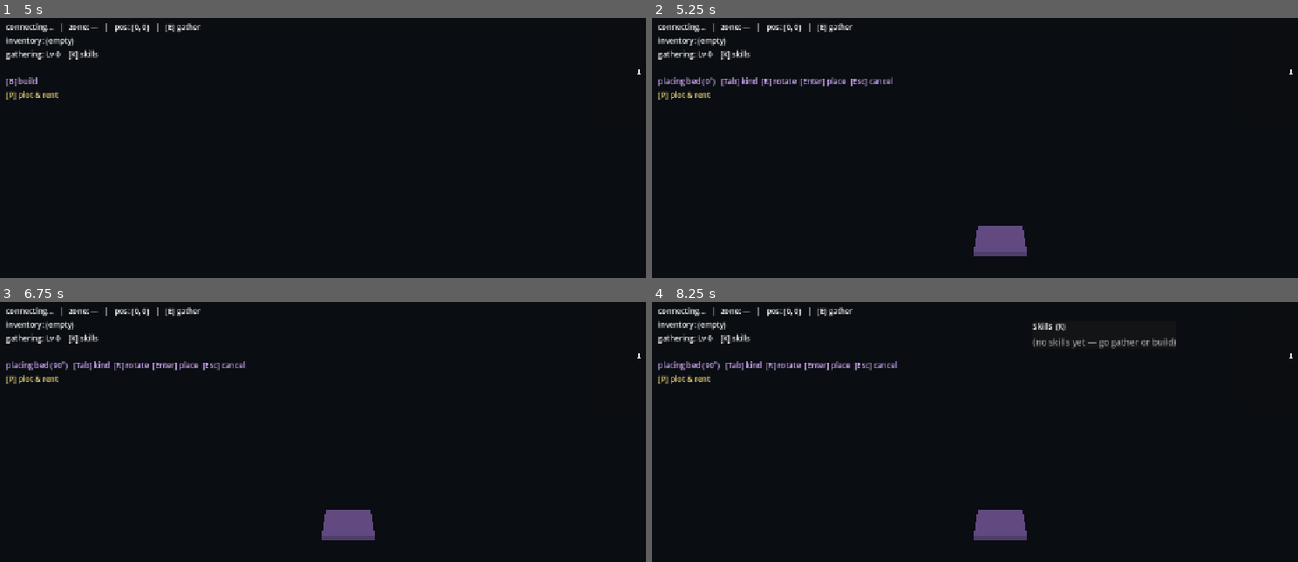
Above: before the commit, frames 1-4 (two rows, left to right).
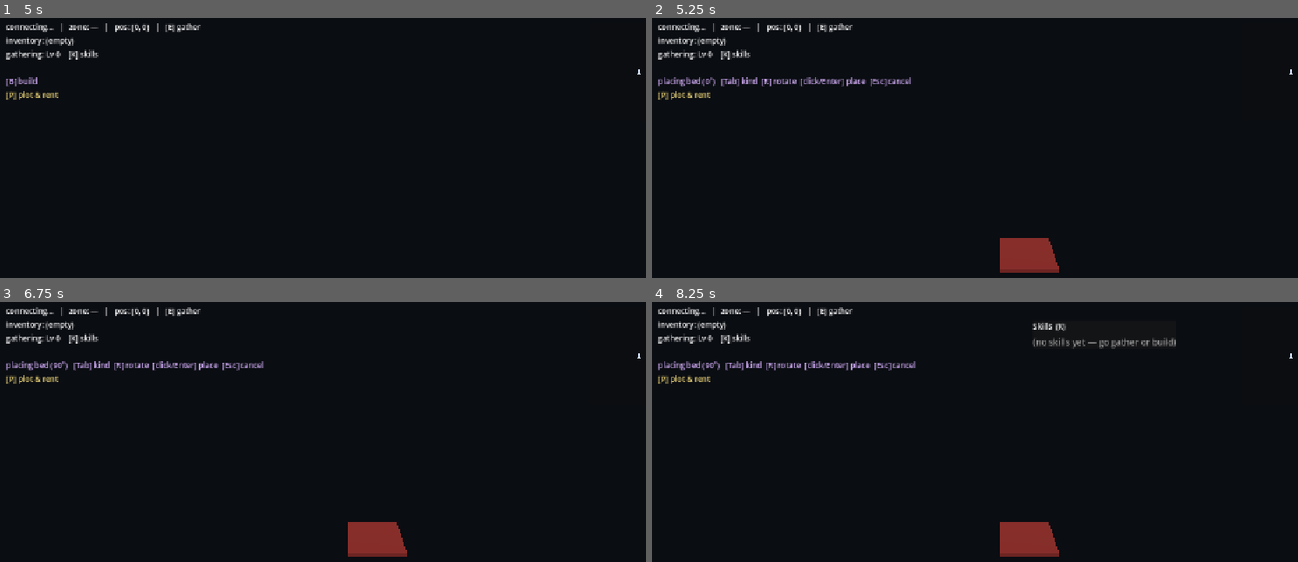
Above: after the commit, the same moments.

Repository: motagota/JESMMO
Game: Godot game, scene res://Main.tscn
Same seed, same stepped clock (60 frames per second), same inputs: the game is played once before the commit and once after it.
Inputs (mouse positions are in pixels of both pictures, inside the frame that each line leads up to):
- Up to frame 1 (5 s): tap Enter at 0.5, 2, 3.5 s; move the mouse to (503, 189) at 0.52 s; hold D 0.53-1.25 s; hold Enter 0.53-1.25 s; click (503, 189) at 0.67 s; tap Space at 0.77, 1.25, 2.75, 3.77, 4.25 s; tap E at 0.8, 2.3, 3.8 s; drag from (206, 228) to (outside the picture) at 1.27 s; move the mouse to (419, 124) at 2.02 s; hold D 2.03-2.75 s; hold Enter 2.03-2.75 s; click (419, 124) at 2.17 s; drag from (outside the picture) to (135, 150) at 2.77 s; move the mouse to (555, 267) at 3.52 s; hold A 3.53-4.25 s; hold P 3.53-4.25 s; click (555, 267) at 3.67 s; drag from (135, 150) to (245, 111) at 4.27 s
- Up to frame 2 (5.25 s): move the mouse to (1033, 210) at 5.02 s; hold S from 5.03 s (still down); hold B from 5.03 s (still down); click (1033, 210) at 5.17 s
- Up to frame 3 (6.75 s): tap E at 5.3 s; release S at 5.75 s; release B at 5.75 s; drag from (245, 395) to (206, 512) at 5.77 s; move the mouse to (503, 473) at 6.52 s; hold W from 6.53 s (still down); hold R from 6.53 s (still down); click (503, 473) at 6.67 s
- Up to frame 4 (8.25 s): tap Space at 6.77 s; tap E at 6.8 s; release W at 7.25 s; release R at 7.25 s; drag from (858, 512) to (outside the picture) at 7.27 s; move the mouse to (1071, 408) at 8.02 s; hold S from 8.03 s (still down); hold E from 8.03 s (still down); tap K at 8.1 s; click (1071, 408) at 8.17 s

Frame 1 is identical in both runs. In frame 2, 2.0% of the frame differs, in the area x 23-64%, y 22-98%; in frame 3, 2.0%; in frame 4, 2.0%.

Commit message:
Client: mouse-driven build-place ghost with red/green validity preview (#37)
The placement ghost previously followed the player's own position with a
fixed per-kind pastel color and no validity feedback. Reworked it to follow
the mouse instead: raycasts from the camera onto the ground plane, snaps to
the existing placement grid, and colors green/red based on whether the
server would actually accept it there — mirroring apply_build_place's own
bounds-and-overlap check (fits within your own plot, doesn't overlap an
already-placed structure) so the preview needs no round-trip. Confirming
(click or Enter) while red is a silent no-op, matching the rest of the
protocol's invalid-action convention; confirming while green places it.

Along the way, fixed a latent ghost/placement offset: the mesh rendered
centred on the snapped position, but the server always treated that position
as the footprint's top-left corner — now consistently corner-based throughout
(the ghost's visual offset by half the footprint to compensate), which also
made the validity math straightforward to get right.

Added EntityManager.overlaps_home_structure (mirrors the server's per-kind
footprint overlap check against already-placed structures) and a public
LocalPlayer.camera() getter so BuildPlace can raycast from it. Two new
smoke tests (matching the existing tests/smoke*.gd pattern) exercise the
raycast math against a real Camera3D and the validity/overlap rectangle math
against known in/out-of-bounds and overlapping cases.

Co-Authored-By: Claude Sonnet 5 <noreply@anthropic.com>

Diff:
--- a/client_godot/Main.gd
+++ b/client_godot/Main.gd
@@ -27,6 +27,7 @@
 
 var _my_id := ""
 var _plot_id := ""
+var _plot_bounds: Dictionary = {}
 var _current_district := ""
 var _seeded_position := false
 ## skill_id -> level, mirrored to the build board so it can grey gated orders.
@@ -105,9 +106,13 @@
     var near_craft := _entities.nearest_crafting(_player.world_pos(), Protocol.STORAGE_RANGE) != ""
     _craft.show_panel(near_craft)
 
-    # Keep the placement ghost following the player, and offer "sleep / set
+    # Feed the placement ghost the camera (to raycast the mouse onto the
+    # ground), the player's own plot bounds, and the live entity roster (both
+    # needed for its red/green validity preview), and offer "sleep / set
     # respawn" while standing near a bed (#12).
-    _build_place.player_pos = _player.world_pos()
+    _build_place.camera = _player.camera()
+    _build_place.plot_bounds = _plot_bounds
+    _build_place.entities = _entities
     var near_bed := _entities.nearest_bed(_player.world_pos(), Protocol.STORAGE_RANGE)
     var sleep := Input.is_physical_key_pressed(KEY_F)
     if sleep and not _sleep_down and near_bed != "":
@@ -245,6 +250,7 @@
 ## the very first grant — flash the onboarding banner (#11).
 func _on_plot_assigned(plot_id: String, district: String, bounds: Dictionary, _tier: int, just_claimed: bool) -> void:
     _plot_id = plot_id
+    _plot_bounds = bounds
     _world.show_home_plot(bounds)
     var cx := float(bounds.get("x", 0)) + float(bounds.get("w", 0)) * 0.5
     var cy := float(bounds.get("y", 0)) + float(bounds.get("h", 0)) * 0.5
--- a/client_godot/player/LocalPlayer.gd
+++ b/client_godot/player/LocalPlayer.gd
@@ -196,5 +196,8 @@
 func world_pos() -> Vector2:
 	return _pos
 
+func camera() -> Camera3D:
+	return _camera
+
 func facing() -> Vector2:
 	return _facing
--- /dev/null
+++ b/client_godot/tests/smoke_buildplace.gd
@@ -0,0 +1,64 @@
+## Headless smoke test: instantiate BuildPlace + EntityManager in a real scene
+## tree and drive the validity check directly (the part most likely to hide a
+## rectangle-math bug), matching the server's own bounds/overlap semantics in
+## `apply_build_place` (top-left-corner rects).
+## Run: Godot --headless --path client_godot -s res://tests/smoke_buildplace.gd
+extends SceneTree
+
+func _initialize() -> void:
+	var bp = load("res://ui/BuildPlace.gd").new()
+	var em = load("res://world/EntityManager.gd").new()
+	var cam := Camera3D.new()
+	bp.ready.connect(_drive.bind(bp, em, cam))
+	root.add_child(em)
+	root.add_child(cam)
+	root.add_child(bp)
+
+func _drive(bp, em, cam: Camera3D) -> void:
+	# Straight-down raycast: camera high above a known world point, looking
+	# along -Y, screen point at the viewport centre (the ray through the
+	# camera's own forward direction) -- the ground hit should land back at
+	# that same point (Y=0, matching Protocol.w2v's ground height). Passed
+	# explicitly rather than via Input.warp_mouse, which doesn't reliably
+	# take effect synchronously in headless mode.
+	var world_pt := Vector2(5040.0, 140.0)
+	var scene_pt := Protocol.w2v(world_pt.x, world_pt.y, 0.0)
+	cam.position = Vector3(scene_pt.x, 50.0, scene_pt.z)
+	cam.rotation_degrees = Vector3(-90, 0, 0)
+	cam.current = true
+	var vp_center := root.get_visible_rect().size * 0.5
+	bp.camera = cam
+	var hit: Vector2 = bp._raycast_ground(vp_center)
+	assert(hit.distance_to(world_pt) < 1.0, "straight-down raycast should hit back at %s, got %s" % [world_pt, hit])
+
+	bp.entities = em
+	bp.plot_bounds = {"x": 5000.0, "y": 100.0, "w": 80.0, "h": 80.0}
+
+	# A bed (20x20) fits comfortably inside the plot with no neighbours.
+	assert(bp._is_valid_placement(Vector2(5010, 110), Vector2(20, 20)), \
+		"a footprint fully inside an empty plot should be valid")
+
+	# Escaping the plot on every edge should be invalid.
+	assert(not bp._is_valid_placement(Vector2(4990, 110), Vector2(20, 20)), "off the left edge")
+	assert(not bp._is_valid_placement(Vector2(5010, 90), Vector2(20, 20)), "off the top edge")
+	assert(not bp._is_valid_placement(Vector2(5065, 110), Vector2(20, 20)), "off the right edge (5065+20=5085 > 5080)")
+	assert(not bp._is_valid_placement(Vector2(5010, 165), Vector2(20, 20)), "off the bottom edge (165+20=185 > 180)")
+
+	# No plot known yet (e.g. before plot.assigned arrives) -> always invalid.
+	bp.plot_bounds = {}
+	assert(not bp._is_valid_placement(Vector2(5010, 110), Vector2(20, 20)), "no known plot -> invalid")
+	bp.plot_bounds = {"x": 5000.0, "y": 100.0, "w": 80.0, "h": 80.0}
+
+	# Seed an existing structure (a storage chest at 5030,110, 16x16) and
+	# confirm overlap is caught, while a non-overlapping spot in the same
+	# plot still reads as valid.
+	em.upsert("s1", "zone_a", {"x": 5030, "y": 110, "type": "storage"})
+	assert(em.overlaps_home_structure(Vector2(5025, 105), Vector2(20, 20)), \
+		"a footprint overlapping the existing chest should be flagged")
+	assert(not em.overlaps_home_structure(Vector2(5005, 105), Vector2(15, 15)), \
+		"a footprint clear of the existing chest should not be flagged")
+	assert(not bp._is_valid_placement(Vector2(5030, 110), Vector2(20, 20)), \
+		"in-bounds but overlapping the chest should be invalid via the full check")
+
+	print("SMOKE_OK build-place validity check matches expected rectangle math")
+	quit(0)
--- a/client_godot/ui/BuildPlace.gd
+++ b/client_godot/ui/BuildPlace.gd
@@ -1,8 +1,12 @@
 ## Build/place mode for home structures (#12): press B to toggle, Tab to cycle
-## the structure kind, R to rotate 90°, Enter to confirm, Esc to cancel. The
-## ghost previews at the player's current position, snapped to a grid — no
-## aiming/raycasting, matching the issue's "keep it forgiving" guidance. Bounds/
-## overlap/ownership are validated server-side; this is just the UX.
+## the structure kind, R to rotate 90°, click (or Enter) to confirm, Esc to
+## cancel. The ghost follows the mouse (raycast onto the ground plane) rather
+## than the player, snapped to a grid, and previews validity live: green where
+## the placement would be accepted, red where it wouldn't (off your plot, or
+## overlapping something already there) — mirrors the server's own bounds/
+## overlap check in `apply_build_place` so the preview needs no round-trip.
+## Confirming while red is a silent no-op, matching the rest of the protocol's
+## invalid-action convention.
 class_name BuildPlace
 extends Node3D
 
@@ -11,49 +15,49 @@
 signal mode_changed(active: bool, kind: String, rot: int)
 
 const _KINDS := ["bed", "storage", "crafting"]
-const _COLORS := {
-	"bed": Color(0.7, 0.5, 0.9, 0.5),
-	"storage": Color(0.9, 0.75, 0.3, 0.5),
-	"crafting": Color(0.9, 0.55, 0.25, 0.5),
-}
+const _COLOR_VALID := Color(0.30, 0.90, 0.35, 0.55)
+const _COLOR_INVALID := Color(0.90, 0.25, 0.20, 0.55)
 
 var active := false
-## The player's current world position, kept in sync by `Main` every frame.
-var player_pos := Vector2(3200, 3200)
+## Fed every frame by `Main`: the camera to raycast from, the player's own
+## plot bounds (`{x,y,w,h}`, empty if not yet known), and the live entity
+## roster (to check overlap against already-placed structures).
+var camera: Camera3D
+var plot_bounds: Dictionary = {}
+var entities: EntityManager
 
 var _kind_index := 0
 var _rot := 0
 var _ghost: MeshInstance3D
+var _ghost_mat: StandardMaterial3D
+## The ghost's current placement position (world units, top-left corner of
+## the footprint — matching the server's placement semantics) and whether
+## it's currently valid there.
+var _ghost_pos := Vector2(3200, 3200)
+var _valid := false
+## Last successful ground-raycast hit, kept as a fallback for the rare frame
+## where the camera looks dead level or past the horizon (no sane ground hit).
+var _last_ground := Vector2(3200, 3200)
 
 var _b_down := false
 var _tab_down := false
 var _r_down := false
 var _enter_down := false
+var _click_down := false
 
 func _ready() -> void:
 	_ghost = MeshInstance3D.new()
 	_ghost.visible = false
+	_ghost_mat = StandardMaterial3D.new()
+	_ghost_mat.transparency = BaseMaterial3D.TRANSPARENCY_ALPHA
+	_ghost.material_override = _ghost_mat
 	add_child(_ghost)
-	_rebuild_ghost()
+	_rebuild_ghost_mesh()
 
 func current_kind() -> String:
 	return _KINDS[_kind_index]
 
 func _process(_delta: float) -> void:
-	_poll_keys()
-	if active:
-		_ghost.visible = true
-		var snapped := _snapped_pos()
-		global_position = Protocol.w2v(snapped.x, snapped.y, 0.05)
-		_ghost.rotation_degrees = Vector3(0, _rot, 0)
-	else:
-		_ghost.visible = false
-
-func _snapped_pos() -> Vector2:
-	var step := float(Protocol.PLACE_GRID)
-	return Vector2(round(player_pos.x / step) * step, round(player_pos.y / step) * step)
-
-func _poll_keys() -> void:
 	var b := Input.is_physical_key_pressed(KEY_B)
 	if b and not _b_down:
 		active = not active
@@ -61,15 +65,30 @@
 	_b_down = b
 
 	if not active:
+		_ghost.visible = false
+		# Still track key-down state while inactive so re-entering active mode
+		# doesn't misread a held-over key press as a fresh edge.
 		_tab_down = Input.is_physical_key_pressed(KEY_TAB)
 		_r_down = Input.is_physical_key_pressed(KEY_R)
 		_enter_down = Input.is_physical_key_pressed(KEY_ENTER)
+		_click_down = Input.is_mouse_button_pressed(MOUSE_BUTTON_LEFT)
 		return
+
+	_ghost.visible = true
+	var footprint: Vector2 = Protocol.STRUCTURE_FOOTPRINT.get(current_kind(), Vector2(20, 20))
+	_ghost_pos = _snapped_pos()
+	_valid = _is_valid_placement(_ghost_pos, footprint)
+	# The ghost mesh is centred on its own node origin, but placement is
+	# top-left-corner (matching the server) — offset the visual by half the
+	# footprint so it actually sits over the exact rect being validated/sent.
+	global_position = Protocol.w2v(_ghost_pos.x + footprint.x * 0.5, _ghost_pos.y + footprint.y * 0.5, 0.05)
+	_ghost.rotation_degrees = Vector3(0, _rot, 0)
+	_ghost_mat.albedo_color = _COLOR_VALID if _valid else _COLOR_INVALID
 
 	var tab := Input.is_physical_key_pressed(KEY_TAB)
 	if tab and not _tab_down:
 		_kind_index = (_kind_index + 1) % _KINDS.size()
-		_rebuild_ghost()
+		_rebuild_ghost_mesh()
 		mode_changed.emit(active, current_kind(), _rot)
 	_tab_down = tab
 
@@ -79,25 +98,60 @@
 		mode_changed.emit(active, current_kind(), _rot)
 	_r_down = r
 
-	var enter := Input.is_physical_key_pressed(KEY_ENTER)
-	if enter and not _enter_down:
-		var snapped := _snapped_pos()
-		do_place.emit(current_kind(), int(snapped.x), int(snapped.y), _rot)
+	var confirm := Input.is_physical_key_pressed(KEY_ENTER)
+	var click := Input.is_mouse_button_pressed(MOUSE_BUTTON_LEFT)
+	if ((confirm and not _enter_down) or (click and not _click_down)) and _valid:
+		do_place.emit(current_kind(), int(_ghost_pos.x), int(_ghost_pos.y), _rot)
 		active = false
 		mode_changed.emit(active, current_kind(), _rot)
-	_enter_down = enter
+	_enter_down = confirm
+	_click_down = click
 
 	if Input.is_physical_key_pressed(KEY_ESCAPE):
 		active = false
 		mode_changed.emit(active, current_kind(), _rot)
 
-func _rebuild_ghost() -> void:
-	var kind := current_kind()
-	var footprint: Vector2 = Protocol.STRUCTURE_FOOTPRINT.get(kind, Vector2(20, 20))
+## Raycast from the camera through `screen_pos` (the current mouse position by
+## default — overridable for tests) onto the ground plane (world Y = 0,
+## matching `Protocol.w2v`'s ground height), returning the hit in world units.
+## Falls back to the last good hit if the camera looks dead level or the
+## ground is behind it (no sane intersection that frame).
+func _raycast_ground(screen_pos: Variant = null) -> Vector2:
+	if camera == null:
+		return _last_ground
+	var mouse: Vector2 = screen_pos if screen_pos != null else get_viewport().get_mouse_position()
+	var origin := camera.project_ray_origin(mouse)
+	var dir := camera.project_ray_normal(mouse)
+	if absf(dir.y) < 0.0001:
+		return _last_ground
+	var t := -origin.y / dir.y
+	if t <= 0.0:
+		return _last_ground
+	var hit := origin + dir * t
+	_last_ground = Vector2(hit.x / Protocol.WORLD_SCALE, hit.z / Protocol.WORLD_SCALE)
+	return _last_ground
+
+func _snapped_pos() -> Vector2:
+	var raw := _raycast_ground()
+	var step := float(Protocol.PLACE_GRID)
+	return Vector2(round(raw.x / step) * step, round(raw.y / step) * step)
+
+## Mirrors the server's own placement check (`apply_build_place`): the
+## footprint (top-left `corner`, world-unit `footprint` size) must fit inside
+## the player's own plot bounds and not overlap an already-placed structure.
+func _is_valid_placement(corner: Vector2, footprint: Vector2) -> bool:
+	if plot_bounds.is_empty() or entities == null:
+		return false
+	var bx0 := float(plot_bounds.get("x", 0))
+	var by0 := float(plot_bounds.get("y", 0))
+	var bx1 := bx0 + float(plot_bounds.get("w", 0))
+	var by1 := by0 + float(plot_bounds.get("h", 0))
+	if corner.x < bx0 or corner.y < by0 or corner.x + footprint.x > bx1 or corner.y + footprint.y > by1:
+		return false
+	return not entities.overlaps_home_structure(corner, footprint)
+
+func _rebuild_ghost_mesh() -> void:
+	var footprint: Vector2 = Protocol.STRUCTURE_FOOTPRINT.get(current_kind(), Vector2(20, 20))
 	var box := BoxMesh.new()
 	box.size = Vector3(footprint.x, 2.0, footprint.y) * Protocol.WORLD_SCALE
 	_ghost.mesh = box
-	var mat := StandardMaterial3D.new()
-	mat.albedo_color = _COLORS.get(kind, Color(1, 1, 1, 0.5))
-	mat.transparency = BaseMaterial3D.TRANSPARENCY_ALPHA
-	_ghost.material_override = mat
--- a/client_godot/ui/Hud.gd
+++ b/client_godot/ui/Hud.gd
@@ -157,7 +157,7 @@
 ## controls; inactive clears the line.
 func set_build_hint(active: bool, kind: String, rot: int) -> void:
 	if active:
-		_build_hint.text = "placing %s (%d°)   [Tab] kind  [R] rotate  [Enter] place  [Esc] cancel" % [kind, rot]
+		_build_hint.text = "placing %s (%d°)   [Tab] kind  [R] rotate  [click/Enter] place  [Esc] cancel" % [kind, rot]
 	else:
 		_build_hint.text = "[B] build"
 
--- a/client_godot/world/EntityManager.gd
+++ b/client_godot/world/EntityManager.gd
@@ -65,6 +65,28 @@
 ## The id of the nearest crafting station within `max_dist`, or "" if none (#12).
 func nearest_crafting(from: Vector2, max_dist: float) -> String:
 	return _nearest(from, max_dist, "crafting", false)
+
+## Whether a proposed footprint — `corner` (world units, top-left) sized
+## `footprint` — would overlap any already-placed home structure (bed/storage/
+## crafting). Mirrors the server's own overlap check in `apply_build_place`
+## (same top-left-corner rectangles, same per-kind footprint lookup) so the
+## client-side placement ghost can preview red/green without a round-trip.
+func overlaps_home_structure(corner: Vector2, footprint: Vector2) -> bool:
+	var x0 := corner.x
+	var y0 := corner.y
+	var x1 := x0 + footprint.x
+	var y1 := y0 + footprint.y
+	for rec in _entities.values():
+		var kind: String = rec.get("kind", "")
+		if kind != "bed" and kind != "storage" and kind != "crafting":
+			continue
+		var ewh: Vector2 = Protocol.STRUCTURE_FOOTPRINT.get(kind, Vector2(20, 20))
+		var epos: Vector2 = rec.get("wpos", Vector2.ZERO)
+		var overlap_x := x0 < epos.x + ewh.x and epos.x < x1
+		var overlap_y := y0 < epos.y + ewh.y and epos.y < y1
+		if overlap_x and overlap_y:
+			return true
+	return false
 
 func _nearest(from: Vector2, max_dist: float, kind: String, need_stock: bool) -> String:
 	var best := ""
Not shown, added: client_godot/tests/smoke_buildplace.gd.uid
